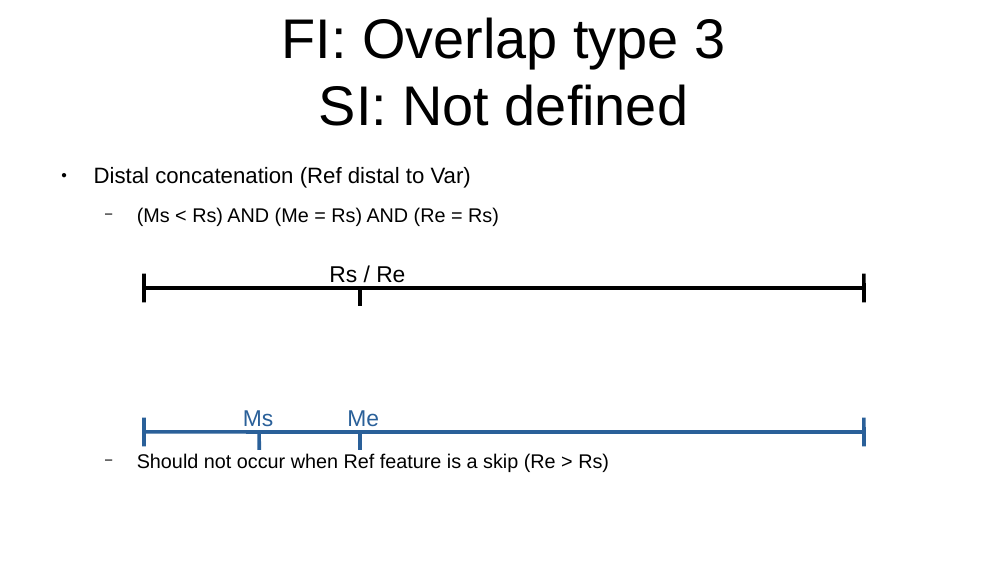
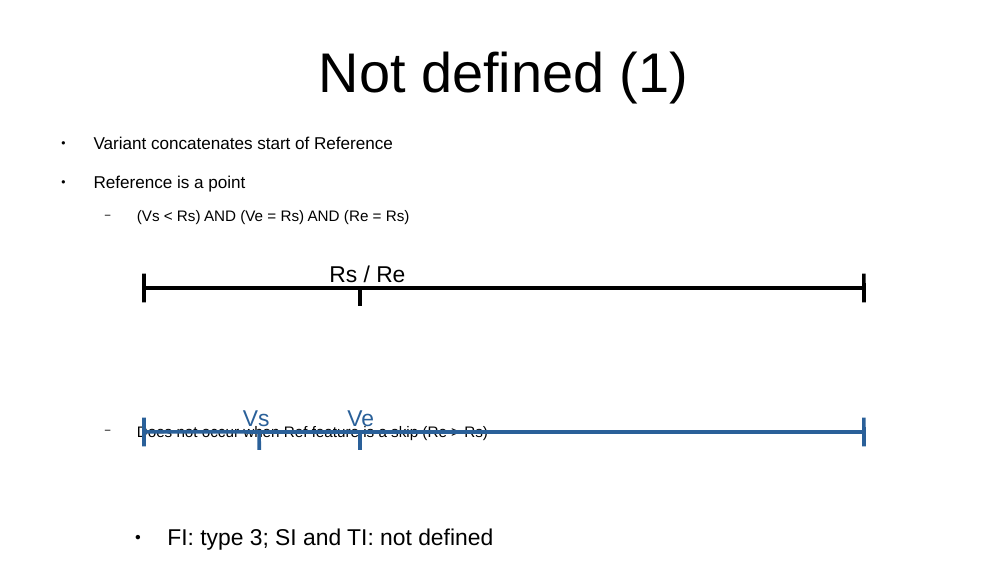
Before and after one commit to Replicon-genetics/rg_exploder_public_documents, a slide deck: slide 27 of Overlap_types_decription.odp (slide 10 before the commit). Drawn at 1008x567 pixels with LibreOffice and Linux fonts; fonts in the diff are those of the drawing. Boxes give left, top, right and bottom in pixels: in the first picture for what was removed or moved away, otherwise in the second. Text is boxed around its words. In the diff, an @@ line names an element or a change of style, - is before the commit and + after.

Commit message:
Overlap types description
Modified for current implementation, rewording and retaining legacy information

```diff
--- a/Overlap_types_decription.odp
+++ b/Overlap_types_decription.odp
@@ title at (319, 51, 688, 102): text changed @@
-FI: Overlap type 3
-SI: Not defined
+Not defined (1)
@@ text at (94, 136, 488, 440): text changed; size 15.6 to 12 pt @@
-● Distal concatenation (Ref distal to Var)
-  − (Ms < Rs) AND (Me = Rs) AND (Re = Rs)
-  − Should not occur when Ref feature is a skip (Re > Rs)
+● Variant concatenates start of Reference
+● Reference is a point
+  − (Vs < Rs) AND (Ve = Rs) AND (Re = Rs)
+  − Does not occur when Ref feature is a skip (Re > Rs)
@@ text at (243, 410, 270, 432): text changed @@
-Ms
+Vs
@@ text at (347, 410, 374, 432): text changed @@
-Me
+Ve
@@ text added at (167, 528, 493, 550), 18 pt, text #000000 @@
+● FI: type 3; SI and TI: not defined
```
Also in this commit, not shown: 21 other slides changed, 5 slides added, 1 slide removed, 1 other file.
